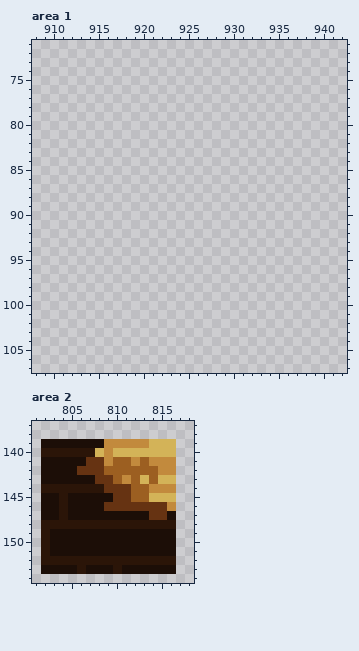
Two versions of one pixel-art file, Assets/Sprites/tilemapEverything.aseprite. Above: the version before the commit.
1000x1000 pixels, 1 frame. Colours within 5 levels of each other are drawn and written as one. Shown: area 1: x 908..942, y 71..107; area 2: x 801..818, y 137..154. The commit also changed other parts of the picture, which this record leaves out.
After the commit:
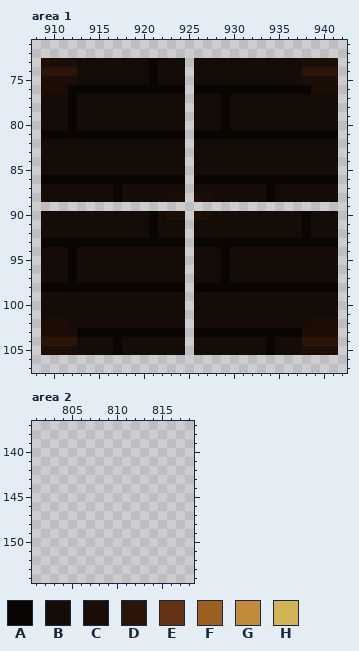
Palette (. is transparent): A #080503  B #150c07  C #1c0e07  D #2b1508  E #663312  F #9c5f21  G #c28a3d  H #d3b358
The edit:
--- area 1, layer "Flattened"
@@ x 908..942 @@
  72 ...................................
- 73 ...................................
- 74 ...................................
- 75 ...................................
- 76 ...................................
- 77 ...................................
- 78 ...................................
- 79 ...................................
- 80 ...................................
- 81 ...................................
- 82 ...................................
- 83 ...................................
- 84 ...................................
- 85 ...................................
- 86 ...................................
- 87 ...................................
- 88 ...................................
+ 73 .CCCCBBBBBBBBABBB.BBBBBBBBBBBBCCCC.
+ 74 .DDDDBBBBBBBBABBB.BBBBBBBBBBBBDDDD.
+ 75 .CCCCBBBBBBBBABBB.BBBBBBBBBBBBCCCC.
+ 76 .CCCAAAAAAAAAAAAA.AAAAAAAAAAAAACCC.
+ 77 .BBBABBBBBBBBBBBB.BBBABBBBBBBBBBBB.
+ 78 .BBBABBBBBBBBBBBB.BBBABBBBBBBBBBBB.
+ 79 .BBBABBBBBBBBBBBB.BBBABBBBBBBBBBBB.
+ 80 .BBBABBBBBBBBBBBB.BBBABBBBBBBBBBBB.
+ 81 .AAAAAAAAAAAAAAAA.AAAAAAAAAAAAAAAA.
+ 82 .BBBBBBBBBBBBBBBB.BBBBBBBBBBBBBBBB.
+ 83 .BBBBBBBBBBBBBBBB.BBBBBBBBBBBBBBBB.
+ 84 .BBBBBBBBBBBBBBBB.BBBBBBBBBBBBBBBB.
+ 85 .BBBBBBBBBBBBBBBB.BBBBBBBBBBBBBBBB.
+ 86 .AAAAAAAAAAAAAAAA.AAAAAAAAAAAAAAAA.
+ 87 .BBBBBBBBABBBBBBB.BBBBBBBBABBBBBBB.
+ 88 .BBBBBBBBABBBBBCC.CCBBBBBBABBBBBBB.
  89 ...................................
- 90 ...................................
- 91 ...................................
- 92 ...................................
- 93 ...................................
- 94 ...................................
- 95 ...................................
- 96 ...................................
- 97 ...................................
- 98 ...................................
- 99 ...................................
-100 ...................................
-101 ...................................
-102 ...................................
-103 ...................................
-104 ...................................
-105 ...................................
+ 90 .BBBBBBBBBBBBABCC.CCBBBBBBBBBBABBB.
+ 91 .BBBBBBBBBBBBABBB.BBBBBBBBBBBBABBB.
+ 92 .BBBBBBBBBBBBABBB.BBBBBBBBBBBBABBB.
+ 93 .AAAAAAAAAAAAAAAA.AAAAAAAAAAAAAAAA.
+ 94 .BBBABBBBBBBBBBBB.BBBABBBBBBBBBBBB.
+ 95 .BBBABBBBBBBBBBBB.BBBABBBBBBBBBBBB.
+ 96 .BBBABBBBBBBBBBBB.BBBABBBBBBBBBBBB.
+ 97 .BBBABBBBBBBBBBBB.BBBABBBBBBBBBBBB.
+ 98 .AAAAAAAAAAAAAAAA.AAAAAAAAAAAAAAAA.
+ 99 .BBBBBBBBBBBBBBBB.BBBBBBBBBBBBBBBB.
+100 .BBBBBBBBBBBBBBBB.BBBBBBBBBBBBBBBB.
+101 .BBBBBBBBBBBBBBBB.BBBBBBBBBBBBBBBB.
+102 .CCCBBBBBBBBBBBBB.BBBBBBBBBBBBBCCC.
+103 .CCCCAAAAAAAAAAAA.AAAAAAAAAAAACCCC.
+104 .DDDDBBBBABBBBBBB.BBBBBBBBABBBDDDD.
+105 .CCCCBBBBABBBBBBB.BBBBBBBBABBBCCCC.
 106 ...................................
--- area 2, layer "Flattened"
@@ x 801..818 @@
 138 ..................
-139 .CCCCCCCGGGGGHHH..
-140 .DDDDDDHGHHHHHHH..
-141 .CCCCCEEGFFGFGGG..
-142 .CCCCEEEFFFFFFGG..
-143 .CCCCCCEEFGFHFHH..
-144 .DDDDDDDEEEFFGGG..
-145 .CCDCCCCCEEFFHHH..
-146 .CCDCCCCEEEEEEEG..
-147 .CCDCCCCCCCCCEEC..
-148 .DDDDDDDDDDDDDDD..
-149 .DCCCCCCCCCCCCCC..
-150 .DCCCCCCCCCCCCCC..
-151 .DCCCCCCCCCCCCCC..
-152 .DDDDDDDDDDDDDDD..
-153 .CCCCDCCCDCCCCCC..
+139 ..................
+140 ..................
+141 ..................
+142 ..................
+143 ..................
+144 ..................
+145 ..................
+146 ..................
+147 ..................
+148 ..................
+149 ..................
+150 ..................
+151 ..................
+152 ..................
+153 ..................
 154 ..................
Boxes around the changes in both pictures, in picture pixels (x1, y1, x2, y2):
added: (41, 58, 338, 355)
erased: (41, 439, 176, 574)
